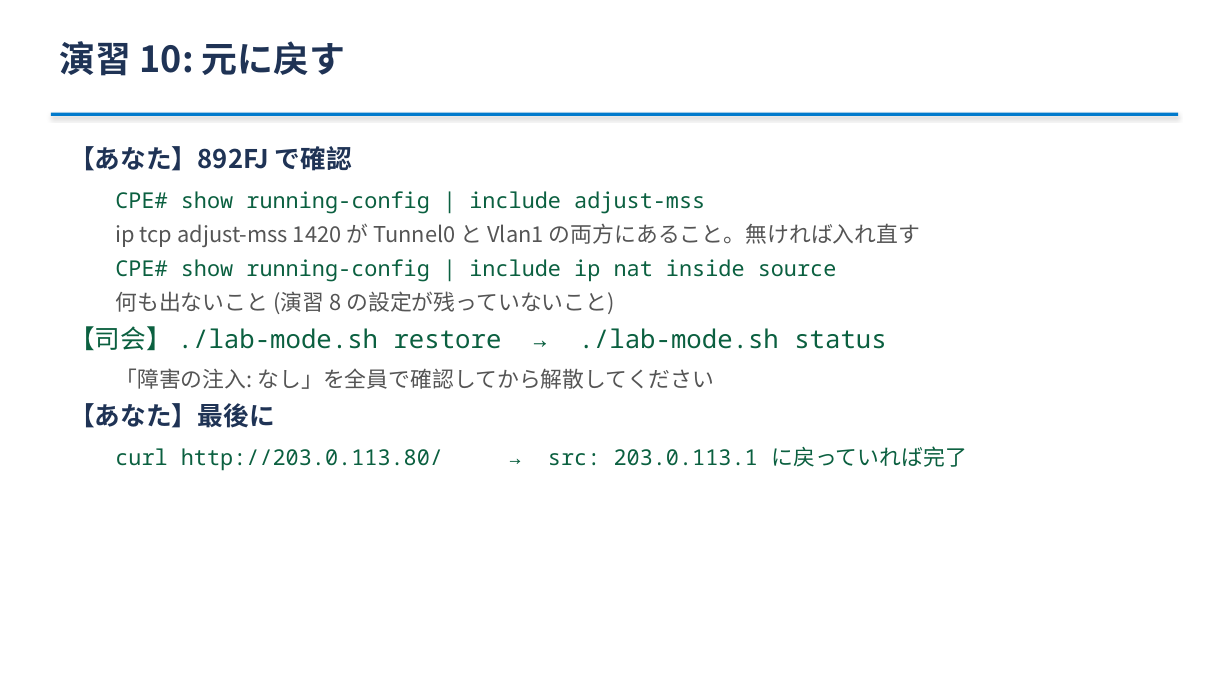
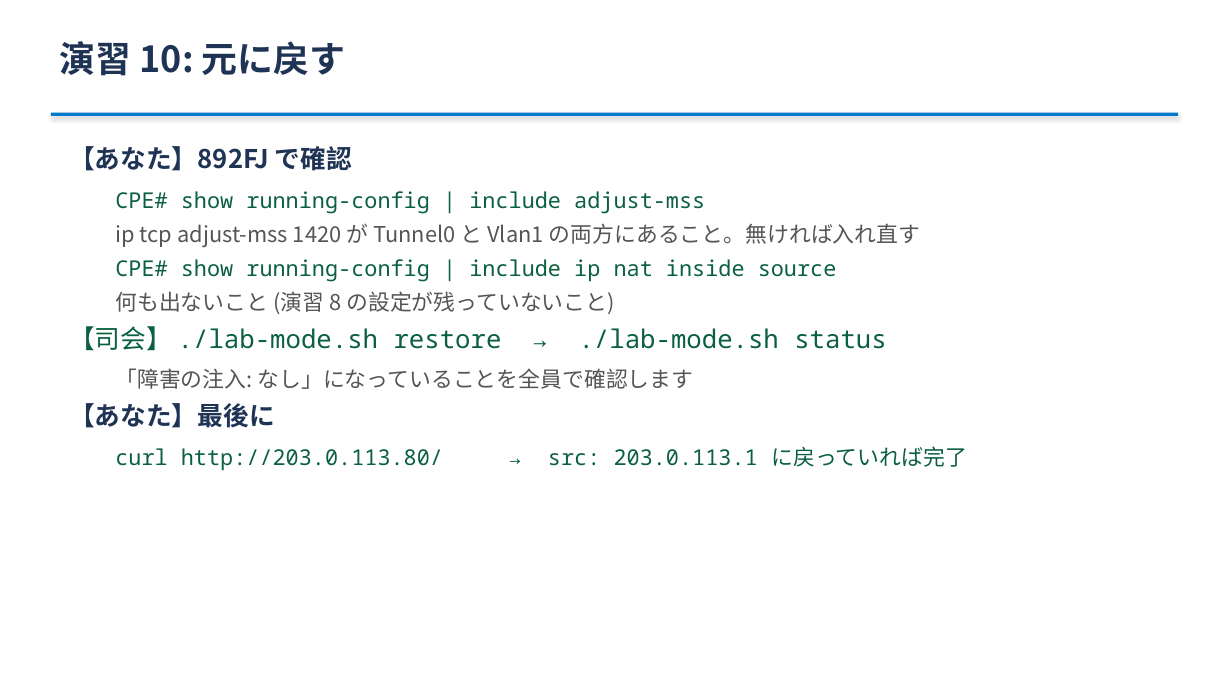
Before and after one commit to ginchankawaii/claude-code-book-template, a slide deck: slide 27 of docs/ipoe-lab/slides/handson.pptx. Drawn at 1232x693 pixels with LibreOffice and Linux fonts; fonts in the diff are those of the drawing. Boxes give left, top, right and bottom in pixels: in the first picture for what was removed or moved away, otherwise in the second. Text is boxed around its words. In the diff, an @@ line names an element or a change of style, - is before the commit and + after.

```diff
--- a/docs/ipoe-lab/slides/handson.pptx
+++ b/docs/ipoe-lab/slides/handson.pptx
@@ text at (115, 368, 694, 389): text changed @@
-  「障害の注入: なし」を全員で確認してから解散してください
+  「障害の注入: なし」になっていることを全員で確認します
```
Also in this commit, not shown: 5 other slides changed, 5 other files.
